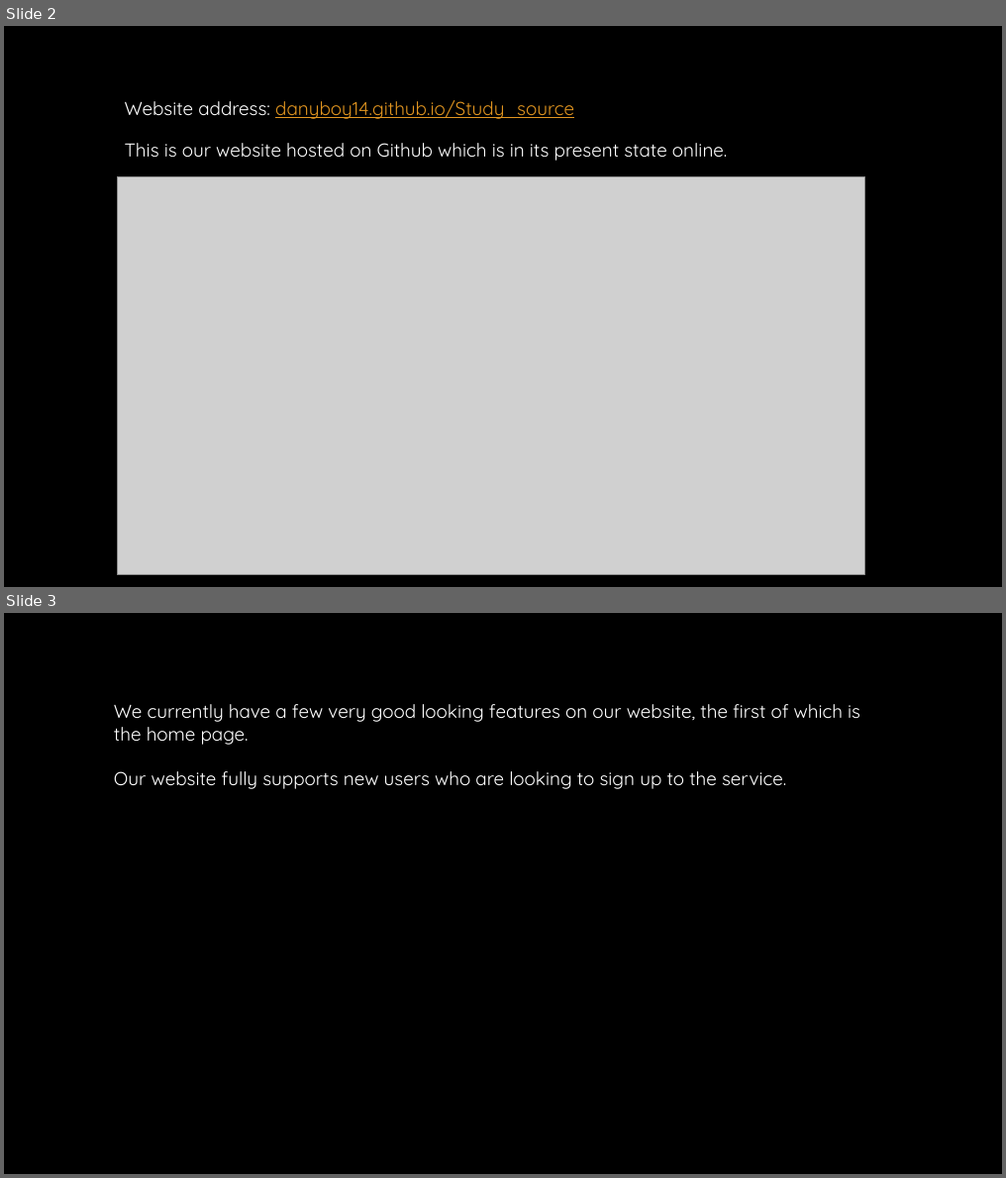
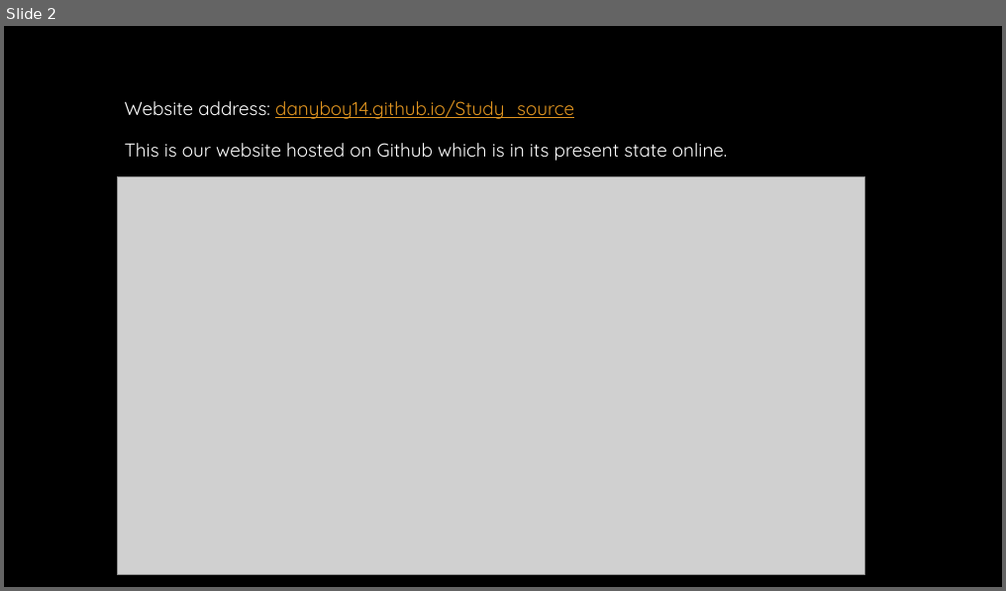
Before and after one commit to Danyboy14/Study_source, a slide deck: Study Source presentation.pptx. Shown one above the other, each under a label of ours: slides 2 and 3 before the commit, slide 2 after it. The pictures are 1006x1178 and 1006x591 pixels, drawn with LibreOffice and Linux fonts; fonts in the diff are those of the drawing; grey boxes stand for pictures; background and template pictures are left out. Boxes give left, top, right and bottom in pixels: in the first picture for what was removed or moved away, otherwise in the second. Text is boxed around its words. In the diff, an @@ line names an element or a change of style, - is before the commit and + after.

```diff
--- a/Study Source presentation.pptx
+++ b/Study Source presentation.pptx
@@ slide 3 removed at [4,613,1002,1174], background picture (left out) @@
@@ text removed at [114,704,860,789] @@
-We currently have a few very good looking features on our website, the first of which is the home page.
-Our website fully supports new users who are looking to sign up to the service.
```
Also in this commit, not shown: 5 slides added.
